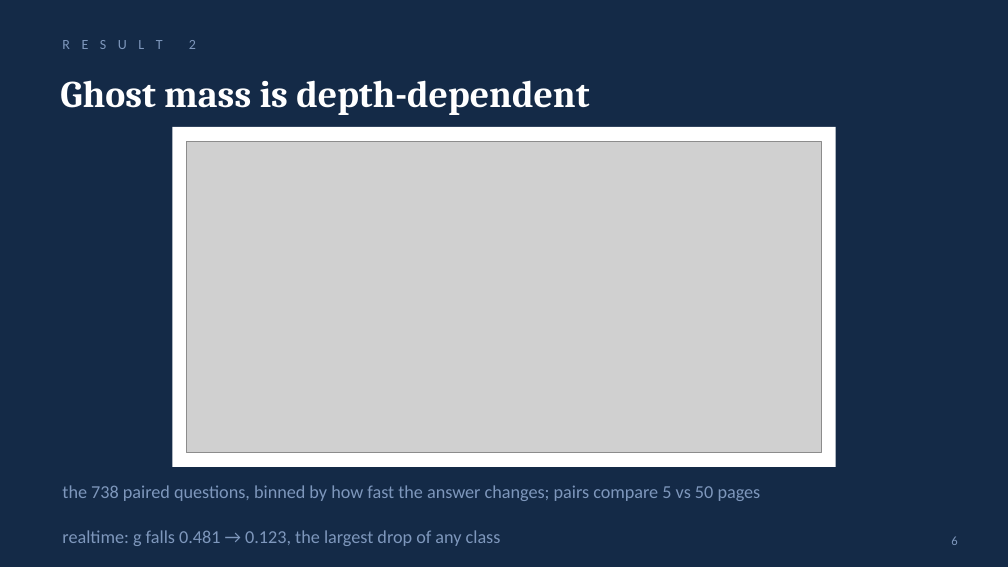
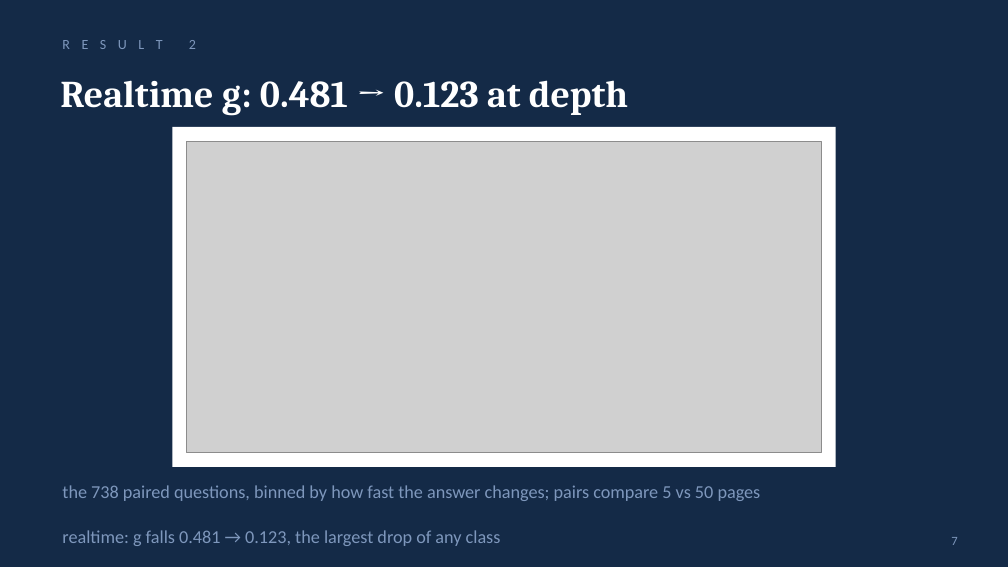
Before and after one commit to shecode-hue/knowing-where-not-to-look, a slide deck: slide 7 of presentation/knowing_where_not_to_look.pptx (slide 6 before the commit). Drawn at 1008x567 pixels with LibreOffice and Linux fonts; fonts in the diff are those of the drawing; grey boxes stand for pictures. Boxes give left, top, right and bottom in pixels: in the first picture for what was removed or moved away, otherwise in the second. Text is boxed around its words. In the diff, an @@ line names an element or a change of style, - is before the commit and + after.

Commit message:
Result-forward deck: numeric finding titles and a six-results slide
Every result slide's title now states its finding with the number:
'Corpus x 10: g -0.168, r -0.008', 'Realtime g: 0.481 to 0.123 at
depth', 'Coverage guessable: AUROC 0.65 to 0.83', 'Refusal reads as
confidence: 0.047 to 0.966', 'ECE 0.030 overall hides 0.130 in cells',
'Product rule mute; DS ECE 0.102 vs 0.163'. A thirteenth slide, The
six results, lists the full payload before the deep dives.

```diff
--- a/presentation/knowing_where_not_to_look.pptx
+++ b/presentation/knowing_where_not_to_look.pptx
@@ text at (60, 80, 628, 116): text changed @@
-Ghost mass is depth-dependent
+Realtime g: 0.481 → 0.123 at depth
@@ page number at (951, 537, 957, 545): text changed @@
-6
+7
```
Also in this commit, not shown: 5 other slides changed, 1 slide added, 1 other file.
